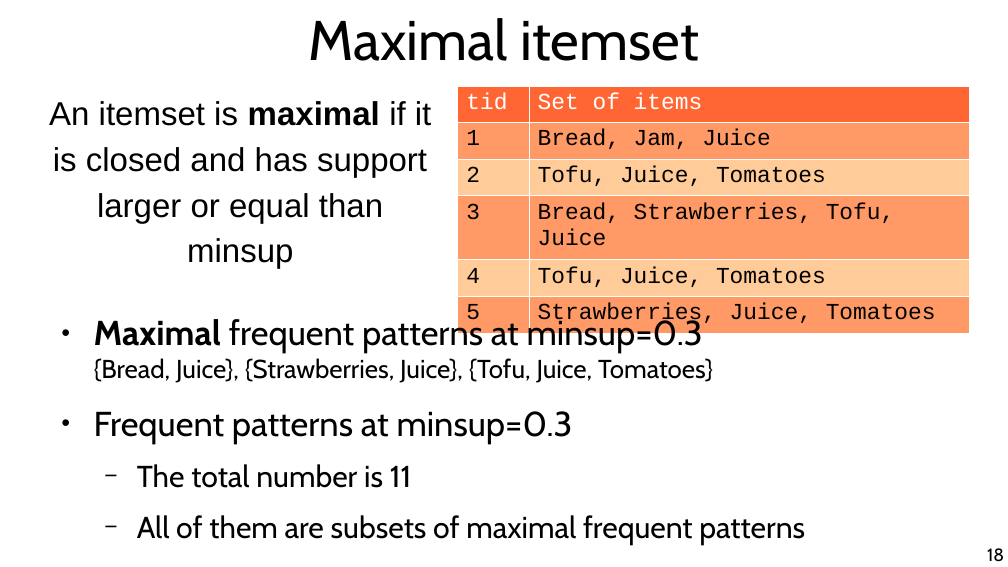
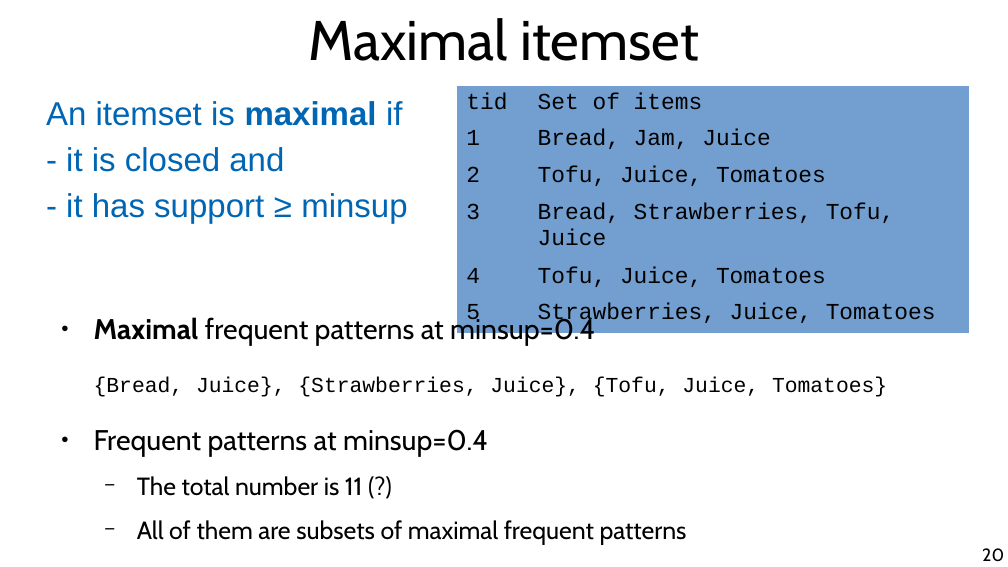
Before and after one commit to marco-calautti/data-mining-course, a slide deck: slide 20 of theory/tt05_itemsets.odp (slide 18 before the commit). Drawn at 1008x567 pixels with LibreOffice and Linux fonts; fonts in the diff are those of the drawing. Boxes give left, top, right and bottom in pixels: in the first picture for what was removed or moved away, otherwise in the second. Text is boxed around its words. In the diff, an @@ line names an element or a change of style, - is before the commit and + after.

Commit message:
Done with itemsets

```diff
--- a/theory/tt05_itemsets.odp
+++ b/theory/tt05_itemsets.odp
@@ table at (x1=457, y1=86, x2=969, y2=331) @@
@@ fill #FF6633 to #729FCF in row 1 @@
@@ fill #FF9966 to #729FCF in 6 cells @@
@@ fill #FFCC99 to #729FCF in 4 cells @@
@@ text colour #FFFFFF to #000000 in "tid", "Set of items" @@
@@ borders changed @@
@@ text at (x1=46, y1=101, x2=407, y2=223): text changed; text colour #000000 to #0066B3 @@
-An itemset is maximal if it is closed and has support larger or equal than minsup
+An itemset is maximal if
+- it is closed and
+- it has support ≥ minsup
@@ text at (x1=94, y1=315, x2=887, y2=496): text changed; size 27.2 to 22.4 pt @@
-● Maximal frequent patterns at minsup=0.3
-  {Bread, Juice}, {Strawberries, Juice}, {Tofu, Juice, Tomatoes}
-● Frequent patterns at minsup=0.3
-  − The total number is 11
+● Maximal frequent patterns at minsup=0.4
+{Bread, Juice}, {Strawberries, Juice}, {Tofu, Juice, Tomatoes}
+● Frequent patterns at minsup=0.4
+  − The total number is 11 (?)
@@ text at (x1=137, y1=520, x2=687, y2=545): size 23.8 to 19.6 pt in "All of them are subsets of maximal ..." @@
@@ page number at (x1=982, y1=548, x2=1004, y2=562): text changed @@
-18
+20
```
Also in this commit, not shown: 20 other slides changed, 3 slides added.
